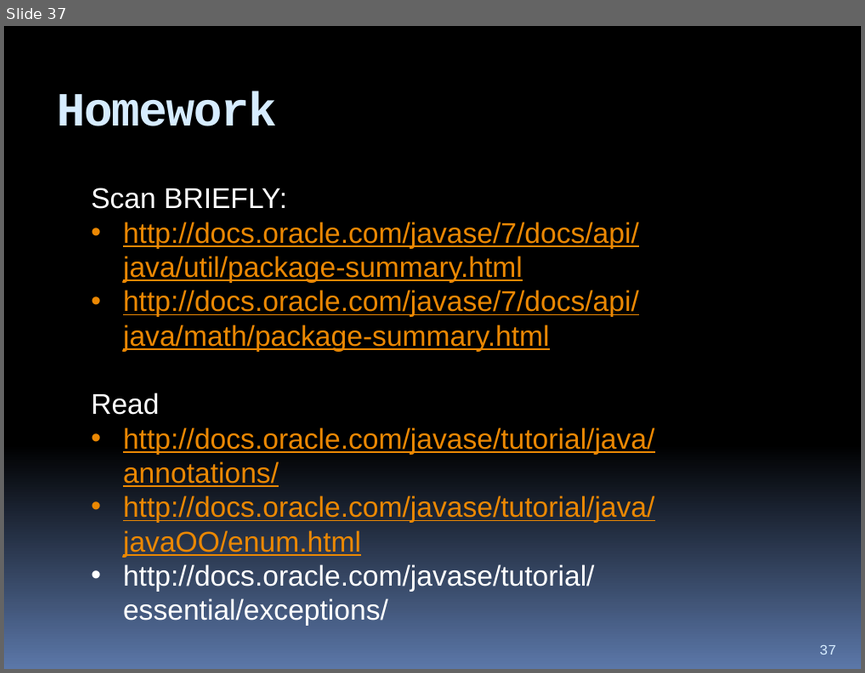
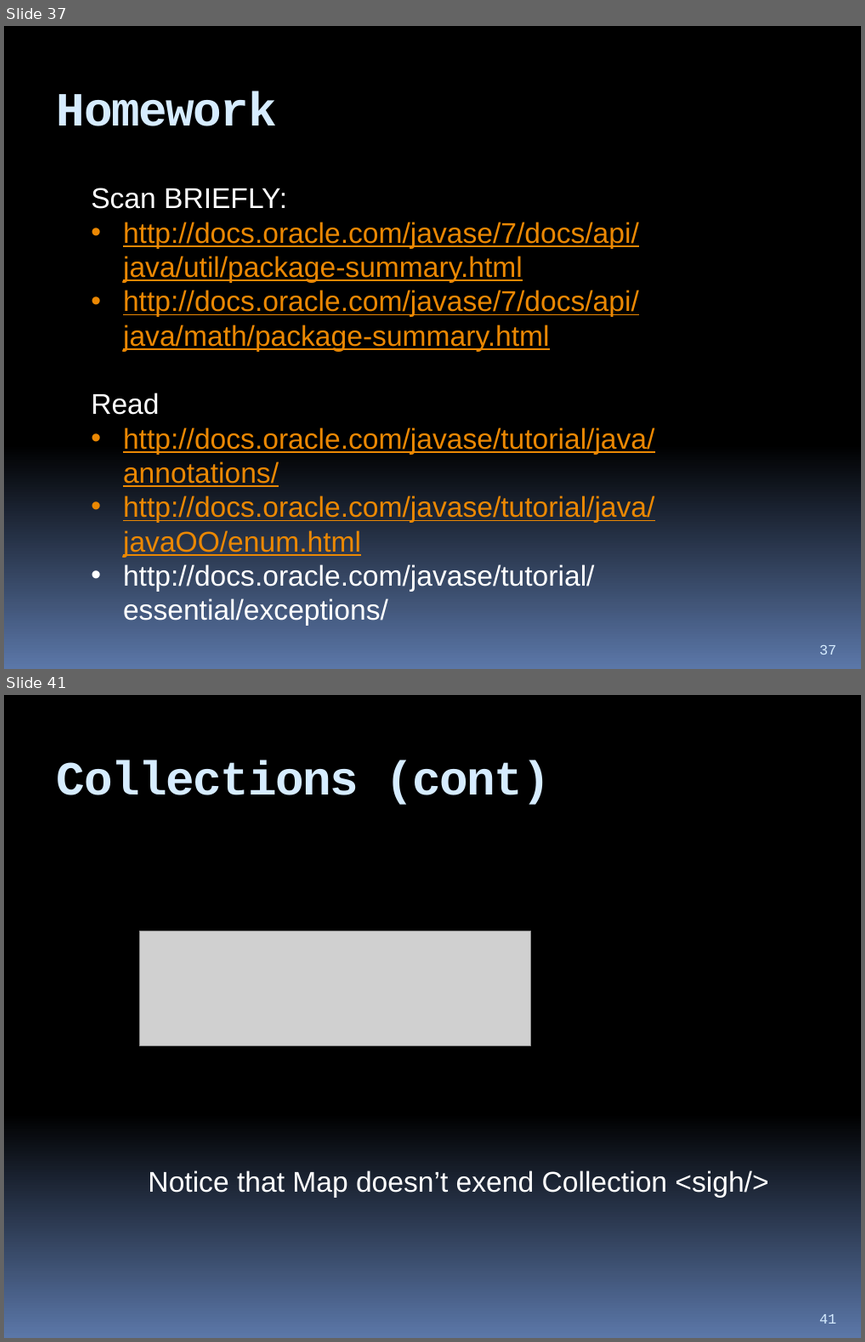
Before and after one commit to hchan/comp2613, a slide deck: coursePresentation.pptx. Shown one above the other, each under a label of ours: slide 37 before the commit, slides 37 and 41 after it; the slides between them are not shown. The pictures are 865x673 and 865x1342 pixels, drawn with LibreOffice and Linux fonts; fonts in the diff are those of the drawing; grey boxes stand for pictures. Boxes give left, top, right and bottom in pixels: in the first picture for what was removed or moved away, otherwise in the second. Text is boxed around its words. In the diff, an @@ line names an element or a change of style, - is before the commit and + after.

```diff
--- a/coursePresentation.pptx
+++ b/coursePresentation.pptx
@@ slide 41 added at (4, 695, 861, 1338), background gradient #000000 to #5B77A8 @@
@@ title added at (57, 760, 551, 805), 40 pt, text #D6ECFF, bold @@
+Collections (cont)
@@ picture added at (139, 930, 530, 1045) @@
@@ text added at (148, 1170, 768, 1197), 24 pt, text #FFFFFF @@
+Notice that Map doesn’t exend Collection <sigh/>
@@ page number added at (819, 1314, 836, 1323), 12 pt, text #D6ECFF @@
+41
```
Also in this commit, not shown: 8 other slides added, 5 other files.
